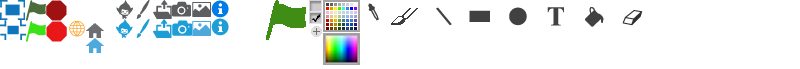
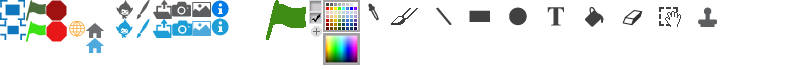
Comparing the layer stacks of the two 800px x 69px images. Changes:
added layer "Pasted Layer #49" above "Pasted Layer #48" over (698, 7, 717, 27)
added layer "Pasted Layer #47" above "Pasted Layer #46" over (659, 7, 681, 27)
